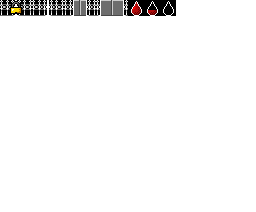
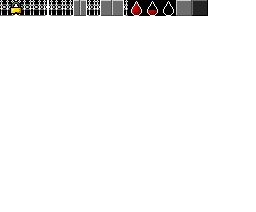
Layer changes from the first (256, 212) image to the second:
painted on "verja media" over bbox(176, 0, 208, 16)
